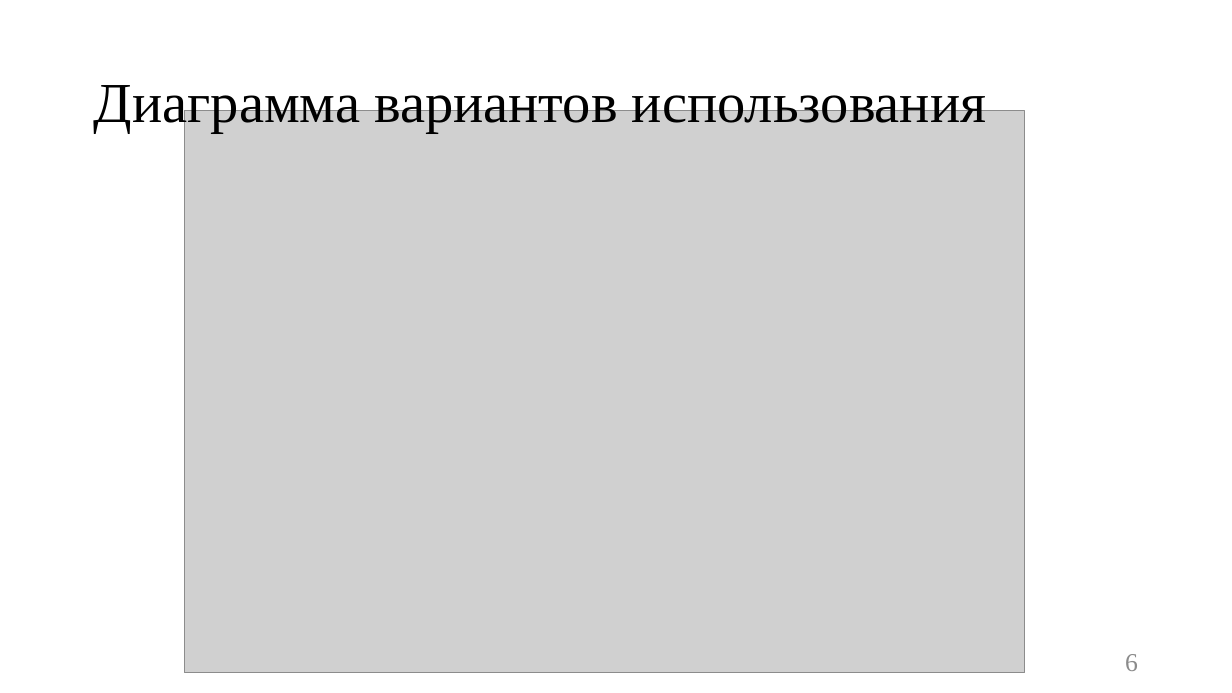
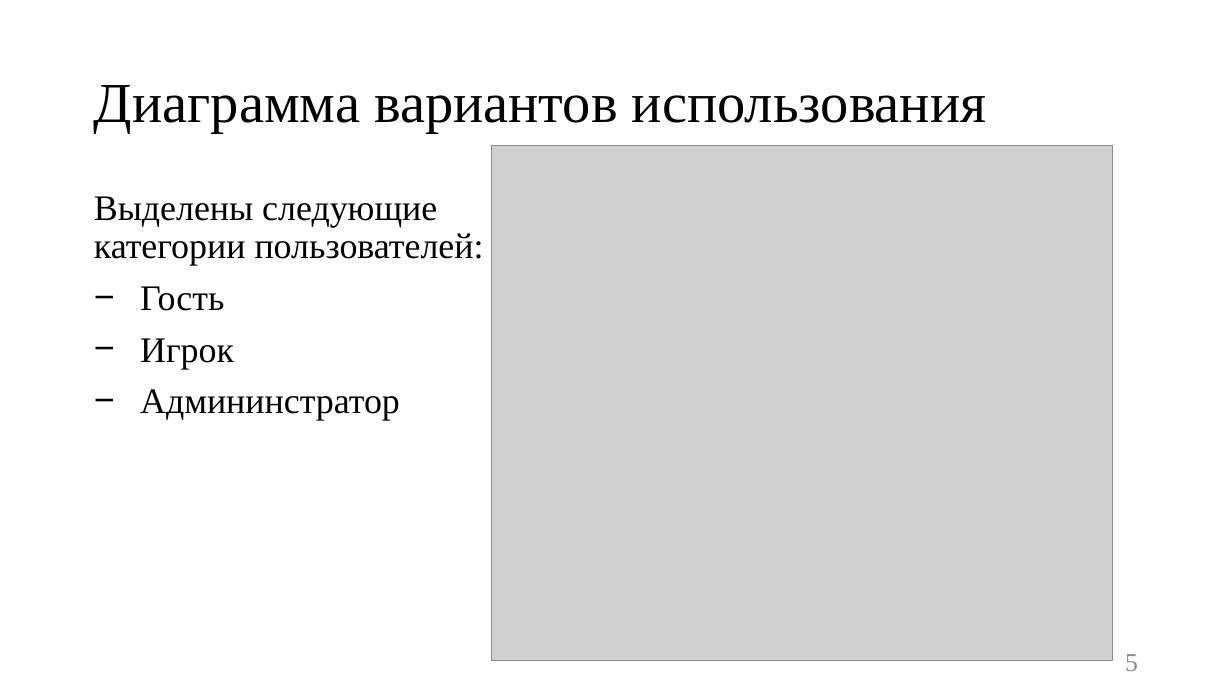
Before and after one commit to Kukushenok/competitive-math-game, a slide deck: slide 5 of docs/presentation.pptx (slide 6 before the commit). Drawn at 1232x693 pixels with LibreOffice and Linux fonts; fonts in the diff are those of the drawing; grey boxes stand for pictures. Boxes give left, top, right and bottom in pixels: in the first picture for what was removed or moved away, otherwise in the second. Text is boxed around its words. In the diff, an @@ line names an element or a change of style, - is before the commit and + after.

```diff
--- a/docs/presentation.pptx
+++ b/docs/presentation.pptx
@@ picture: place and size @@
-picture at box(184, 111, 1025, 673)
+picture at box(492, 146, 1114, 661)
@@ text added at box(94, 196, 484, 421), 28 pt, text #000000 @@
+Выделены следующие
+категории пользователей:
+− Гость
+− Игрок
+− Админинстратор
@@ page number at box(1125, 654, 1138, 671): text changed @@
-6
+5
```
Also in this commit, not shown: 2 other slides changed, 1 slide added, 2 slides removed, 15 other files.
